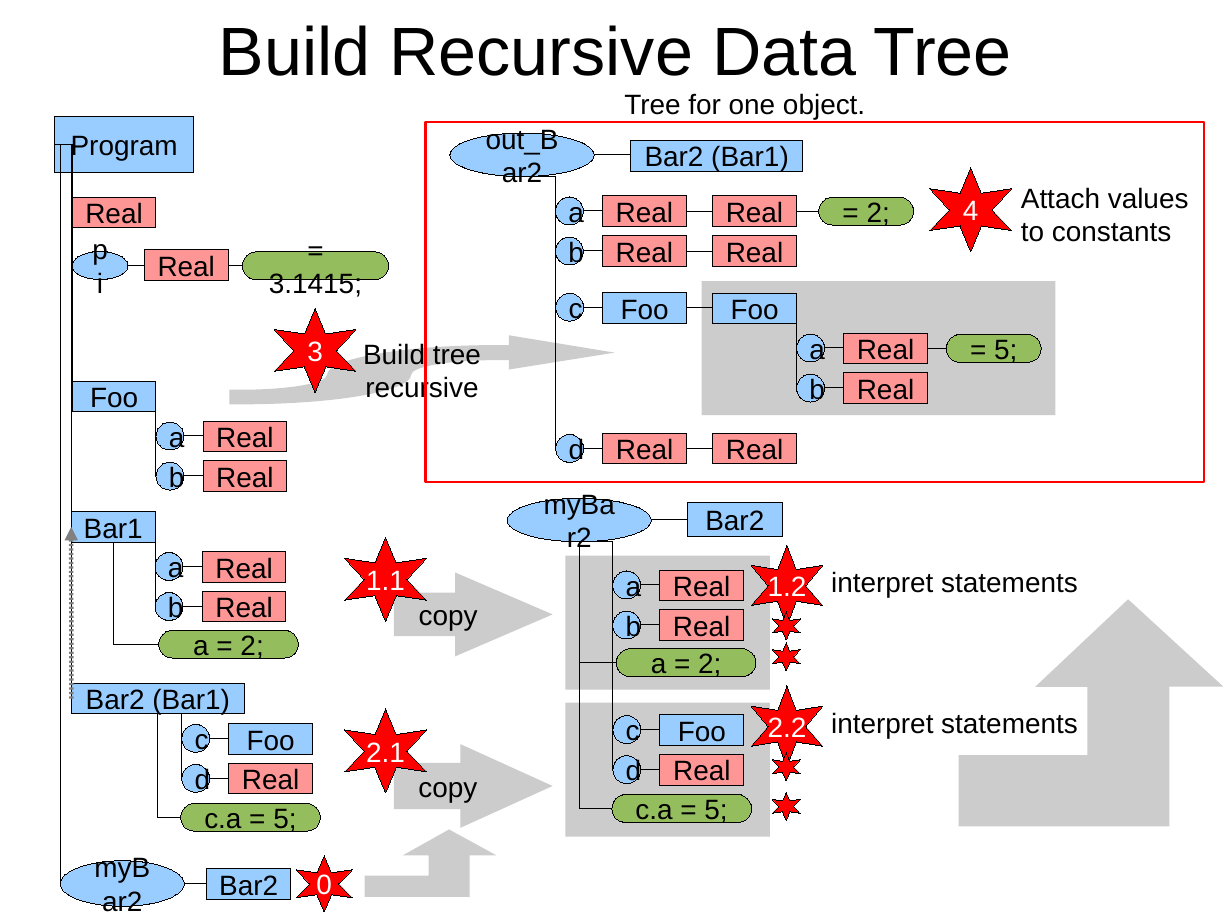
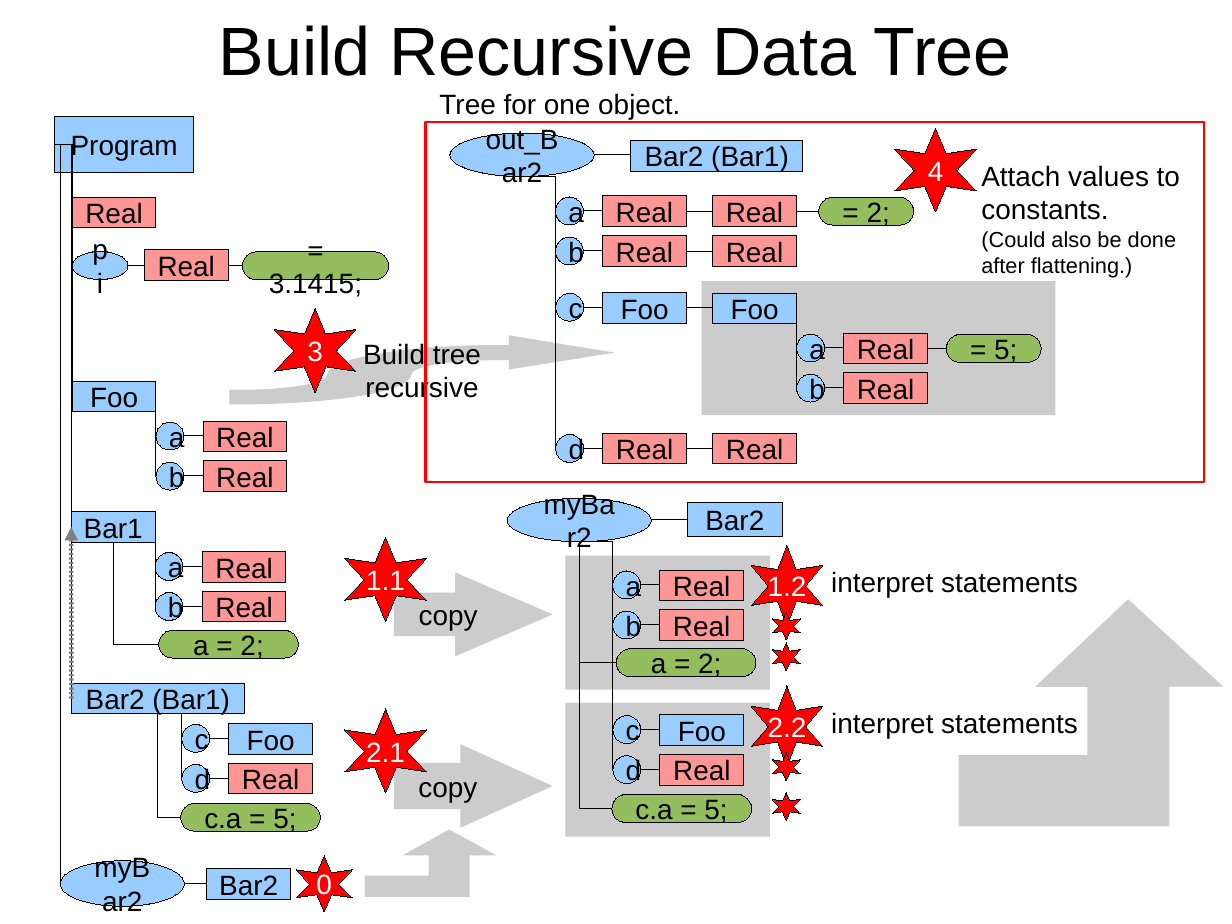
Before and after one commit to eike-welk/freeode, a slide deck: slide 9 of freeode_py/SIML Compiler Outline.odp. Drawn at 1232x924 pixels with LibreOffice and Linux fonts; fonts in the diff are those of the drawing. Boxes give left, top, right and bottom in pixels: in the first picture for what was removed or moved away, otherwise in the second. Text is boxed around its words. In the diff, an @@ line names an element or a change of style, - is before the commit and + after.

```diff
--- a/freeode_py/SIML Compiler Outline.odp
+++ b/freeode_py/SIML Compiler Outline.odp
@@ text "Tree for one object.": place and size @@
-text "Tree for one object." at [624, 93, 865, 119]
+text "Tree for one object." at [439, 93, 680, 119]
@@ freeform shape "4": place and size @@
-freeform shape "4" at [930, 168, 1012, 252]
+freeform shape "4" at [895, 129, 977, 212]
@@ text at [981, 165, 1180, 278]: text changed; size 18 to 14 pt @@
-Attach values to constants
+Attach values to constants.
+(Could also be done after flattening.)
```
Also in this commit, not shown: 1 other slide changed, 4 other files.
